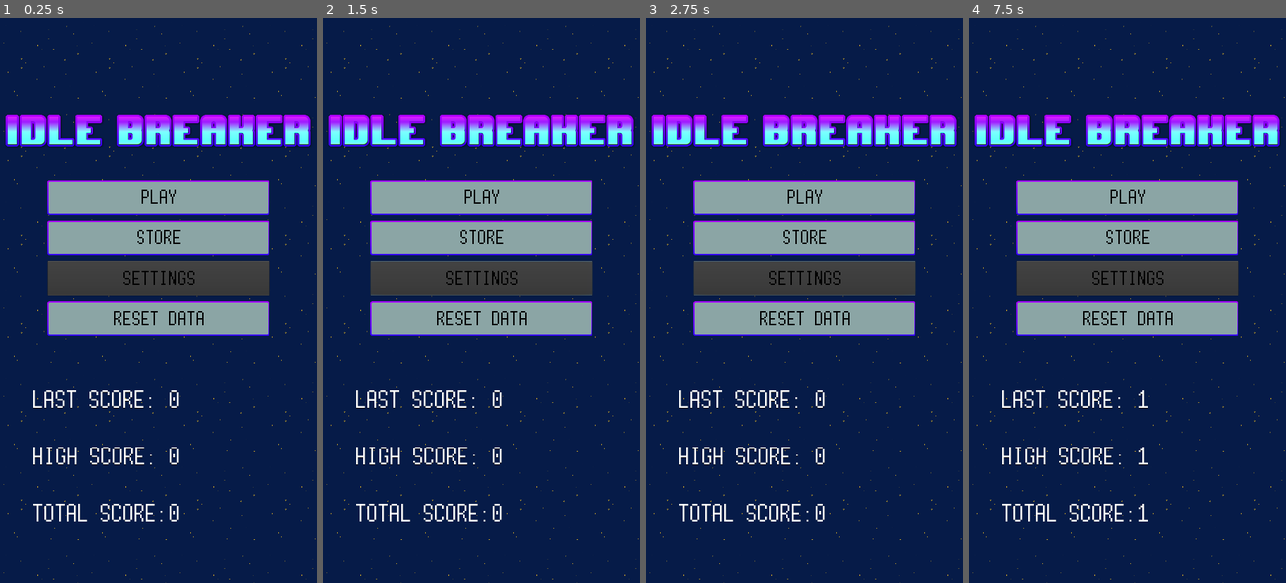
Above: before the commit, frames 1-4 (left to right).
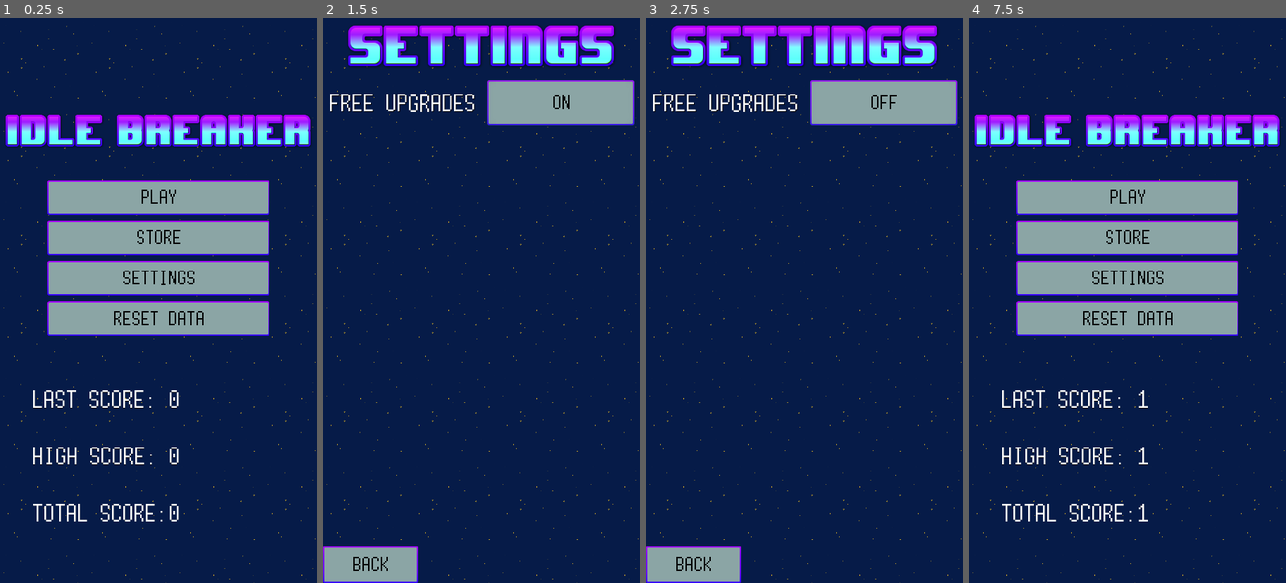
Above: after the commit, the same moments.

Repository: Thallium204/Breakout
Game: Godot game, scene res://Scenes/Menu.tscn
The game is run twice, just before and just after one commit, with the same random seed, the same clock (stepped at 60 frames per second) and the same inputs. Sound files missing from this copy of the repository are replaced by a short silence.
Inputs (mouse positions are in pixels of both pictures, inside the frame that each line leads up to):
- Up to frame 1 (0.25 s): no input
- Up to frame 2 (1.5 s): click (481, 277) at 0.5 s, where only the run after the commit has a clickable "Settings"; click (560, 102) at 1.25 s, where only the run after the commit has a clickable "Off"
- Up to frame 3 (2.75 s): click (883, 102) at 2 s, where only the run after the commit has a clickable "On"
- Up to frame 4 (7.5 s): click (1016, 566) at 2.75 s, where only the run after the commit has a clickable "Back"; click "Play" at 3.5 s; move the mouse to (1197, 272) at 4.27 s; click (1197, 272) at 4.42 s; drag from (1064, 328) to (1111, 413) at 5.02 s; move the mouse to (1159, 176) at 5.77 s; click (1159, 176) at 5.92 s; drag from (1111, 413) to (1032, 215) at 6.52 s; click "Menu" at 7.25 s

The runs differ from the first frame. In frame 1, 4.2% of the frame differs, in the area x 14-85%, y 43-50%; in frame 2, 34%, in the area x 0-99%, y 1-100%; in frame 3, 34%; in frame 4, 4.2%.

Commit message:
Implemented rudimentary Settings Tab

Diff:
--- a/Scenes/Menu.tscn
+++ b/Scenes/Menu.tscn
@@ -66,7 +66,6 @@
 margin_top = 346.0
 margin_right = 756.0
 margin_bottom = 465.056
-disabled = true
 text = "Settings"
 __meta__ = {
 "_edit_use_anchors_": false
@@ -86,4 +85,5 @@
 anchor_bottom = 0.9
 [connection signal="pressed" from="contButtons/btnPlay" to="." method="_on_btnPlay_pressed"]
 [connection signal="pressed" from="contButtons/btnStore" to="." method="_on_btnStore_pressed"]
+[connection signal="pressed" from="contButtons/btnSettings" to="." method="_on_btnSettings_pressed"]
 [connection signal="pressed" from="contButtons/btnReset" to="." method="_on_btnReset_pressed"]
--- /dev/null
+++ b/Scenes/Settings.tscn
@@ -0,0 +1,65 @@
+[gd_scene load_steps=5 format=2]
+
+[ext_resource path="res://Assets/Images/settings.png" type="Texture" id=1]
+[ext_resource path="res://Assets/Images/space.png" type="Texture" id=2]
+[ext_resource path="res://Themes/themeMenu.tres" type="Theme" id=3]
+[ext_resource path="res://Scripts/Settings.gd" type="Script" id=4]
+
+[node name="Settings" type="Control"]
+anchor_right = 1.0
+anchor_bottom = 1.0
+theme = ExtResource( 3 )
+script = ExtResource( 4 )
+__meta__ = {
+"_edit_use_anchors_": false
+}
+
+[node name="texBackground" type="TextureRect" parent="."]
+anchor_right = 1.0
+anchor_bottom = 1.0
+texture = ExtResource( 2 )
+stretch_mode = 2
+
+[node name="texLogo" type="TextureRect" parent="."]
+anchor_right = 1.0
+anchor_bottom = 0.1
+texture = ExtResource( 1 )
+stretch_mode = 6
+__meta__ = {
+"_edit_use_anchors_": false
+}
+
+[node name="labFreeUpgs" type="Label" parent="."]
+anchor_top = 0.1
+anchor_right = 0.5
+anchor_bottom = 0.2
+custom_colors/font_color = Color( 1, 1, 1, 1 )
+text = "Free Upgrades"
+align = 1
+valign = 1
+
+[node name="btnFreeUpgs" type="Button" parent="."]
+anchor_left = 0.5
+anchor_top = 0.1
+anchor_right = 1.0
+anchor_bottom = 0.2
+margin_left = 20.0
+margin_top = 20.0
+margin_right = -20.0
+margin_bottom = -20.0
+text = "Off"
+__meta__ = {
+"_edit_use_anchors_": false
+}
+
+[node name="btnBack" type="Button" parent="."]
+anchor_top = 1.0
+anchor_right = 0.3
+anchor_bottom = 1.0
+margin_top = -125.0
+text = "Back"
+__meta__ = {
+"_edit_use_anchors_": false
+}
+[connection signal="pressed" from="btnFreeUpgs" to="." method="_on_btnFreeUpgs_pressed"]
+[connection signal="pressed" from="btnBack" to="." method="_on_btnBack_pressed"]
--- a/Scripts/Menu.gd
+++ b/Scripts/Menu.gd
@@ -9,6 +9,9 @@
 func _on_btnStore_pressed():
 	var _verify = get_tree().change_scene("res://Scenes/Store.tscn")
 
+func _on_btnSettings_pressed():
+	var _verify = get_tree().change_scene("res://Scenes/Settings.tscn")
+
 
 func _on_btnReset_pressed():
 	Globals.resetData()
--- /dev/null
+++ b/Scripts/Settings.gd
@@ -0,0 +1,29 @@
+extends Control
+
+var btnText
+
+
+# CHANGE TO UPDATEUI SYSTEM
+func _ready():
+	if Globals.freeUpgrades == false:
+		$btnFreeUpgs.text = "Off"
+	else:
+		$btnFreeUpgs.text = "On"
+
+func _on_btnFreeUpgs_pressed():
+	if $btnFreeUpgs.text == "Off":
+		Globals.freeUpgrades = true
+		$btnFreeUpgs.text = "On"
+	else:
+		Globals.freeUpgrades = false
+		$btnFreeUpgs.text = "Off"
+# CHANGE TO UPDATEUI SYSTEM
+
+
+
+
+
+
+
+func _on_btnBack_pressed():
+	get_tree().change_scene("res://Scenes/Menu.tscn")
Binary file added: Assets/Images/settings.png
Not shown, added: Assets/Images/settings.png.import
